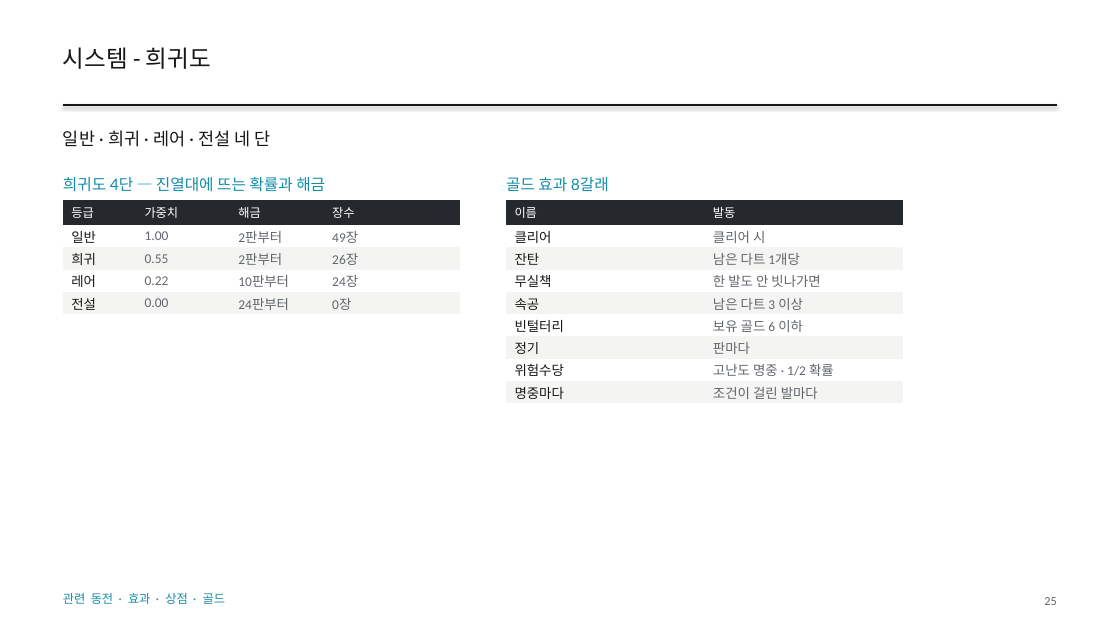
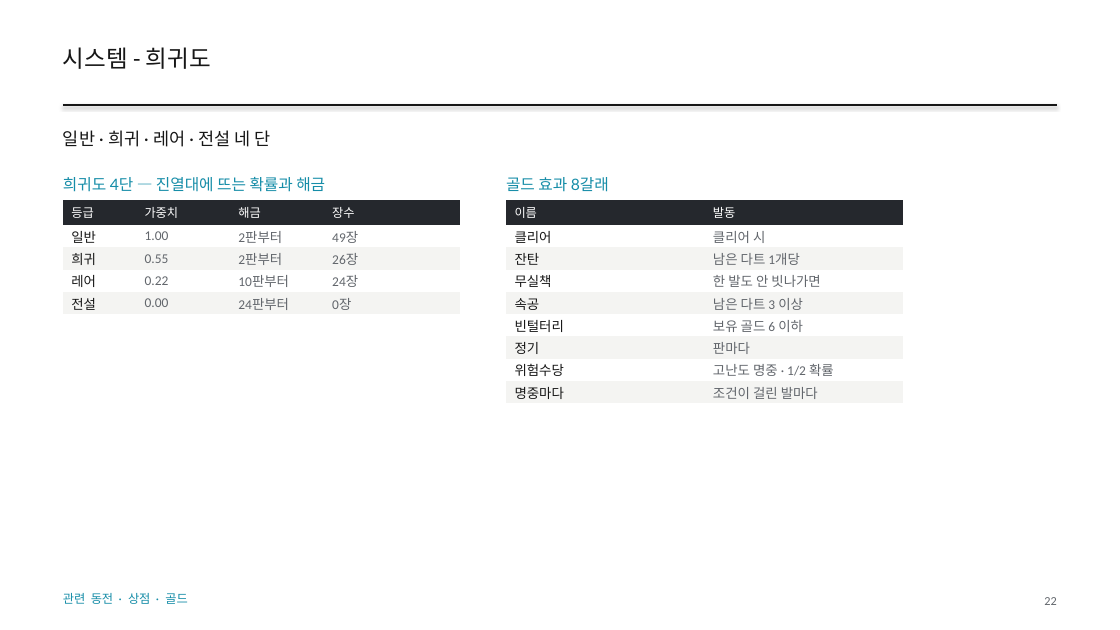
Before and after one commit to GGbong69/test-03, a slide deck: slide 22 of docs/HIGHTONE_기획서.pptx (slide 25 before the commit). Drawn at 1120x630 pixels with LibreOffice and Linux fonts; fonts in the diff are those of the drawing. Boxes give left, top, right and bottom in pixels: in the first picture for what was removed or moved away, otherwise in the second. Text is boxed around its words. In the diff, an @@ line names an element or a change of style, - is before the commit and + after.

```diff
--- a/docs/HIGHTONE_기획서.pptx
+++ b/docs/HIGHTONE_기획서.pptx
@@ text at (x1=63, y1=593, x2=187, y2=604): text changed @@
-관련 동전 · 효과 · 상점 · 골드
+관련 동전 · 상점 · 골드
@@ text at (x1=1044, y1=597, x2=1056, y2=605): text changed @@
-25
+22
```
Also in this commit, not shown: 38 other slides changed, 5 slides removed, 3 other files.
